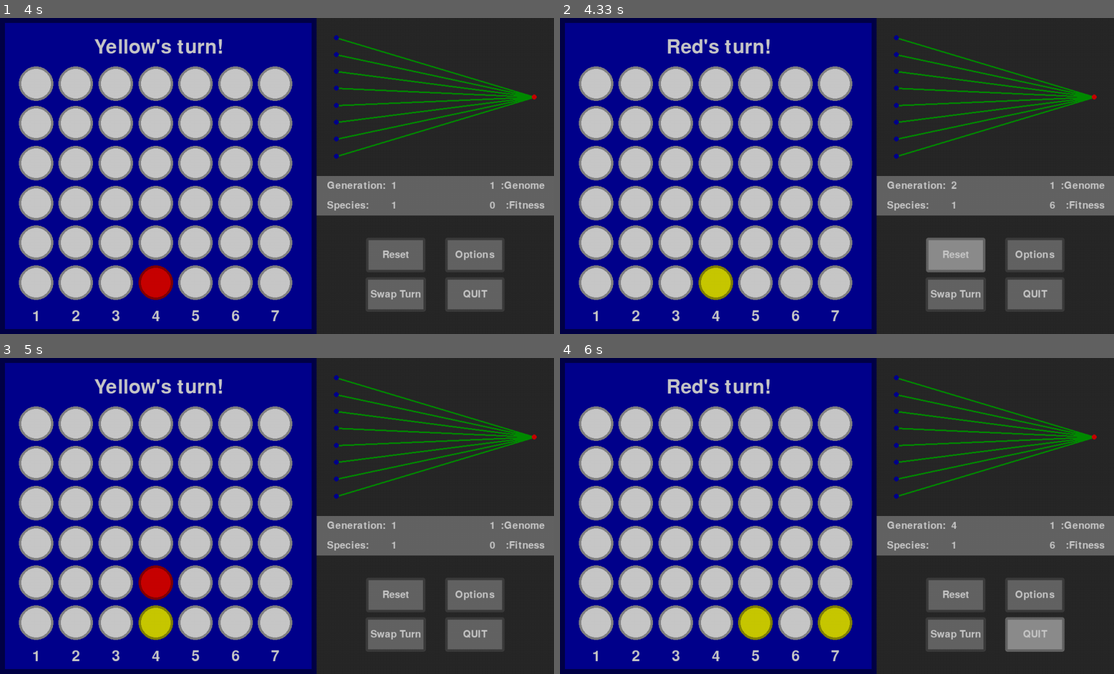
Above: before the commit, frames 1-4 (two rows, left to right).
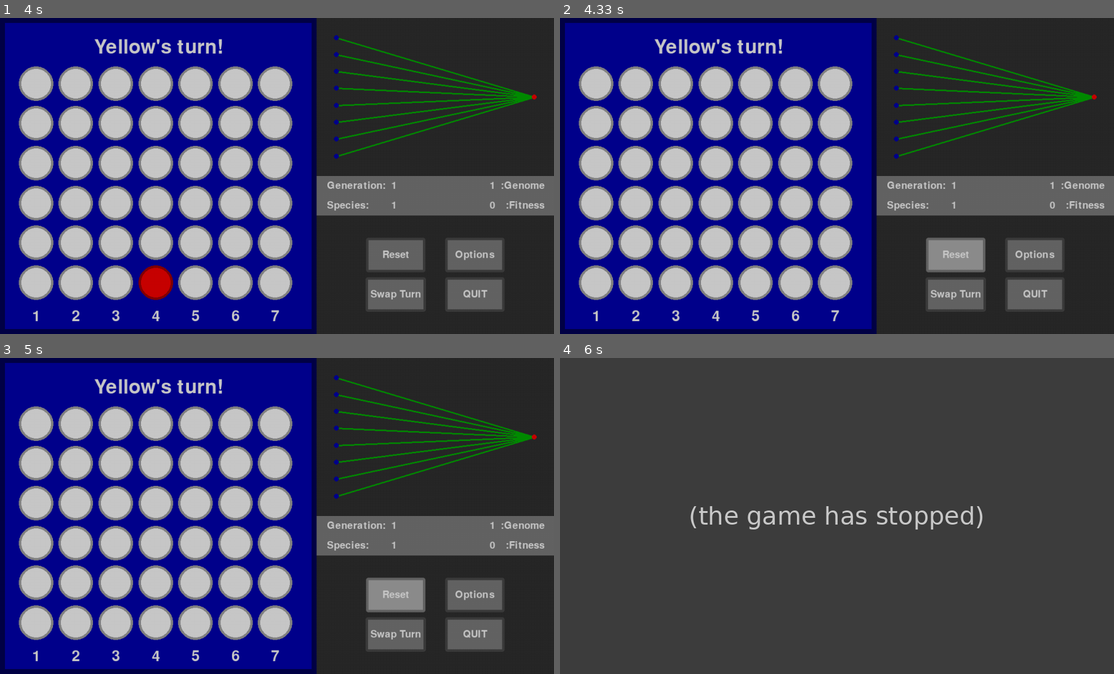
Above: after the commit, the same moments.

Repository: GreenMachine582/NEAT
Game: pygame game, started from main-silent.pyw
Same seed, same stepped clock (60 frames per second), same inputs: the game is played once before the commit and once after it.
Inputs (mouse positions are in pixels of both pictures, inside the frame that each line leads up to):
- Up to frame 1 (4 s): click (476, 255) at 0.38 s; click (376, 46) at 0.72 s; click (299, 213) at 1.05 s; click (448, 46) at 1.38 s; click (282, 78) at 1.72 s; click (481, 283) at 2.05 s; click (326, 93) at 2.38 s; click (315, 169) at 2.72 s; click (216, 141) at 3.05 s; click (354, 217) at 3.38 s; click (221, 280) at 3.72 s
- Up to frame 2 (4.33 s): click (953, 255) at 4.05 s
- Up to frame 3 (5 s): click (138, 563) at 4.38 s
- Up to frame 4 (6 s): click (953, 636) at 5.28 s; click (942, 613) at 5.62 s; click (1041, 636) at 5.95 s

Frame 1 is identical in both runs. In frame 2, 1.2% of the frame differs, in the area x 17-90%, y 6-90%; in frame 3, 2.2%; in frame 4, 68%, in the area x 0-100%, y 0-100%.
After the commit the program exited at 5.3 s; later frames show no game.

Commit message:
Fixed the fitness evaluation

Diff:
--- a/connect4/connect4.py
+++ b/connect4/connect4.py
@@ -2,8 +2,8 @@
 
 
 
-__version__ = '1.5.4'
-__date__ = '22/04/2022'
+__version__ = '1.5.5'
+__date__ = '23/04/2022'
 
 
 class Connect4:
@@ -140,13 +140,13 @@
         # Draw
         return self.DRAW
 
-    def fitnessEvaluation(self, *args: Any, offset: int = 0.5) -> int:
+    def fitnessEvaluation(self, *args: Any, offset: int = 0.5) -> int | dict:
         """
         Evaluates the fitness score using surrounding connections.
         :param args: Any
         :param offset: int
         :return:
-            - fitness - int
+            - fitness - int | dict[tuple: int]
         """
         move = None if not args else args[0]
 
@@ -172,9 +172,11 @@
         while raw_fitness:
             score = max(raw_fitness, key=raw_fitness.get)
             for possible_move in raw_fitness[score]:
-                fitness[possible_move] = (self.COLUMNS - len(raw_fitness))
+                fitness[possible_move] = (self.COLUMNS + 1 - len(raw_fitness))
             raw_fitness.pop(score)
-        return fitness[move]
+        if len(args) == 1:
+            return fitness[move]
+        return fitness
 
     def main(self, move: tuple) -> int | None:
         """
